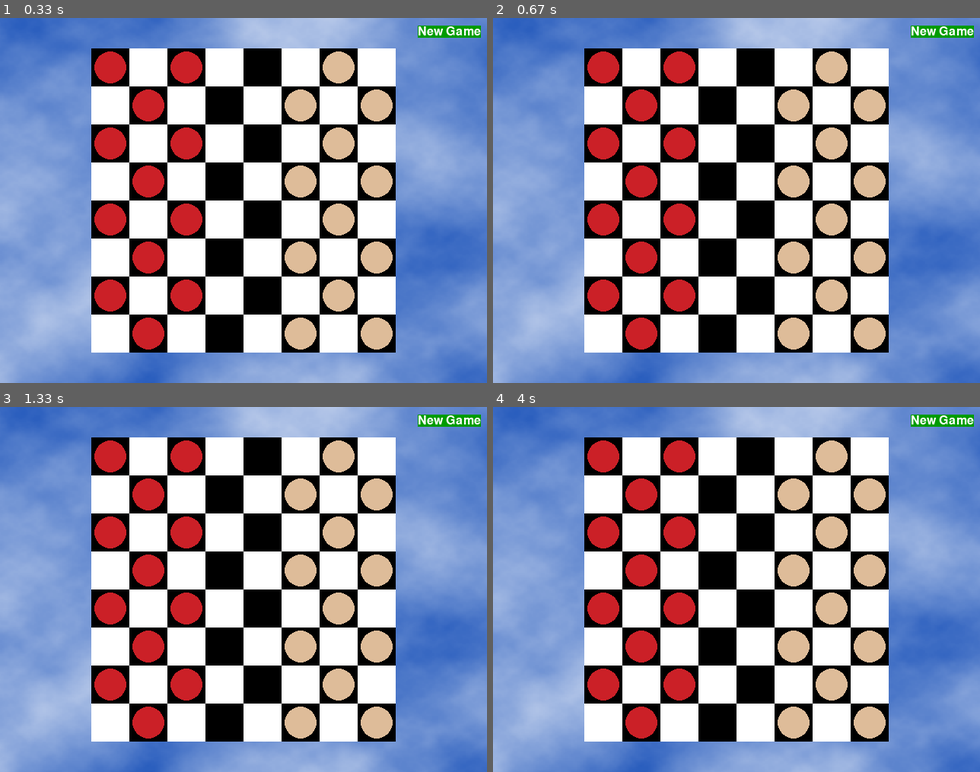
Above: before the commit, frames 1-4 (two rows, left to right).
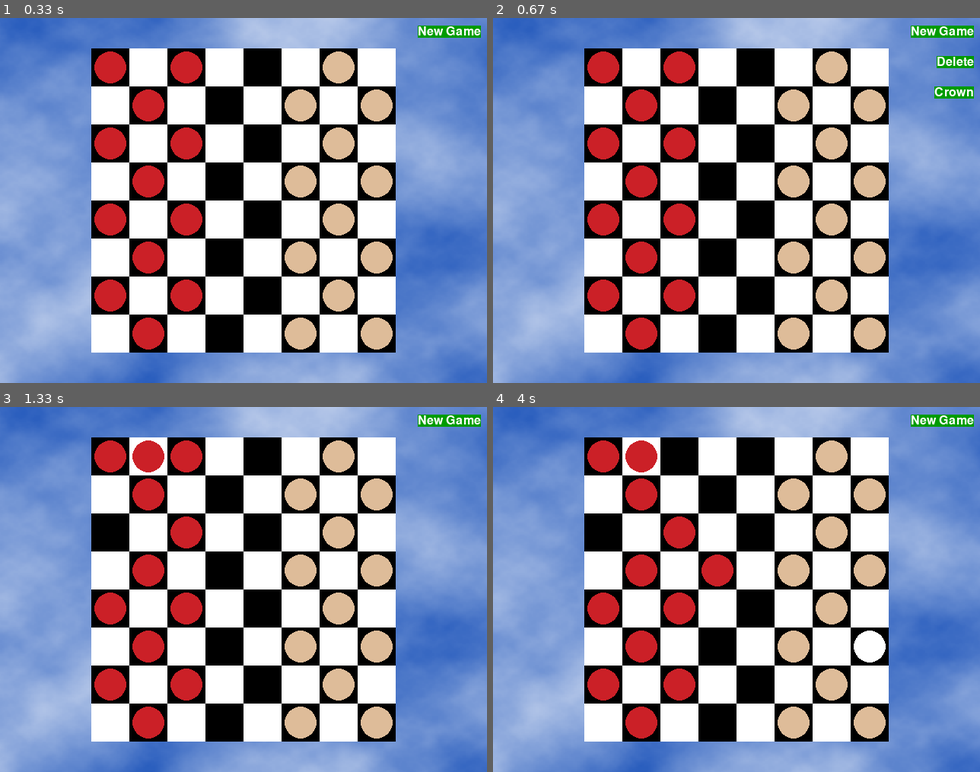
Above: after the commit, the same moments.

Repository: sydneynagamine/python_games
Game: pygame game, started from flippy.py
Same seed, same stepped clock (60 frames per second), same inputs: the game is played once before the commit and once after it.
Inputs (mouse positions are in pixels of both pictures, inside the frame that each line leads up to):
- Up to frame 1 (0.33 s): no input
- Up to frame 2 (0.67 s): press the mouse at (755, 295) at 0.37 s; move the mouse to (668, 218) at 0.47 s; release the mouse at (585, 145) at 0.6 s
- Up to frame 3 (1.33 s): press the mouse at (112, 494) at 0.7 s; move the mouse to (126, 476) at 0.8 s; release the mouse at (146, 458) at 0.93 s; press the mouse at (224, 494) at 1.23 s
- Up to frame 4 (4 s): move the mouse to (790, 571) at 1.33 s; release the mouse at (863, 647) at 1.47 s; click (955, 480) at 2.22 s; press the mouse at (717, 494) at 2.73 s; move the mouse to (692, 476) at 2.83 s; release the mouse at (668, 454) at 2.97 s; move the mouse to (717, 494) at 3.63 s; press the mouse at (717, 494) at 3.67 s; move the mouse to (712, 523) at 3.77 s; release the mouse at (707, 556) at 3.9 s

Frame 1 is identical in both runs. In frame 2, 0.5% of the frame differs, in the area x 90-99%, y 10-23%; in frame 3, 0.9%; in frame 4, 2.2%, in the area x 19-81%, y 9-70%.

Commit message:
working manual board

Diff:
--- a/flippy.py
+++ b/flippy.py
@@ -16,9 +16,11 @@
 SPACESIZE = 50 # width & height of each space on the board, in pixels
 BOARDWIDTH = 8 # how many columns of spaces on the game board
 BOARDHEIGHT = 8 # how many rows of spaces on the game board
-WHITE_CIRCLE = 'WHITE_CIRCLE' # an arbitrary but unique value
-BLACK_CIRCLE= 'BLACK_CIRCLE' # an arbitrary but unique value
-EMPTY_SPACE = 'EMPTY_SPACE' # an arbitrary but unique value
+PLAYER1 = 'PLAYER1' # an arbitrary but unique value
+PLAYER2= 'PLAYER2' # an arbitrary but unique value
+EMPTY_SPACE = 'EMPTY_SPACE'
+PLAYER1_CROWNED = 'PLAYER1_CROWNED'
+PLAYER2_CROWNED = 'PLAYER2_CROWNED'# an arbitrary but unique value
 
 # Amount of space on the left & right side (XMARGIN) or above and below
 # (YMARGIN) the game board, in pixels.
@@ -33,6 +35,7 @@
 BROWN      = (174,  94,   0)
 RED        = (203,  32,  39)
 TAN        = (222, 188, 153)
+PINK       = (255, 105, 180)
 TEXTBGCOLOR1 = BRIGHTBLUE
 TEXTBGCOLOR2 = GREEN
 GRIDLINECOLOR = BLACK
@@ -78,23 +81,32 @@
 
     # Draw the starting board and ask the player what color they want.
     drawBoard(mainBoard,movepiece)
-    playerTile, computerTile = [WHITE_CIRCLE,BLACK_CIRCLE]
+    playerTile, computerTile = [PLAYER1,PLAYER2]
 
     # Make the Surface and Rect objects for the "New Game"
     newGameSurf = FONT.render('New Game', True, TEXTCOLOR, TEXTBGCOLOR2)
     newGameRect = newGameSurf.get_rect()
     newGameRect.topright = (WINDOWWIDTH - 8, 10)
 
+    deleteSurf = FONT.render('Delete', True, TEXTCOLOR, TEXTBGCOLOR2)
+    deleteRect = deleteSurf.get_rect()
+    deleteRect.topright = (WINDOWWIDTH - 8, 50)
+
+    crownSurf = FONT.render('Crown', True, TEXTCOLOR, TEXTBGCOLOR2)
+    crownRect = crownSurf.get_rect()
+    crownRect.topright = (WINDOWWIDTH - 8, 90)
+
     while True: # main game loop
+        movepiece = None
         # Draw the game board.
         drawBoard(mainBoard,movepiece)
         # Draw the "New Game" and "Hints" buttons.
         DISPLAYSURF.blit(newGameSurf, newGameRect)
+
         MAINCLOCK.tick(FPS)
         pygame.display.update()
-
-        movexy = None
-        while movexy == None:
+        movefromxy = None
+        while movepiece == None:
             # Keep looping until the player clicks on a valid space.
             checkForQuit()
             for event in pygame.event.get(): # event handling loop
@@ -105,11 +117,50 @@
                         # Start a new game
                         return True
                     # movexy is set to a two-item tuple XY coordinate, or None value
+                    movefromxy = getSpaceClicked(mousex, mousey)
+                    if movefromxy != None and not isValidMove(mainBoard, playerTile, movefromxy[0], movefromxy[1]):
+                        movefromxy = None
+                    if movefromxy != None and mainBoard[movefromxy[0]][movefromxy[1]] != EMPTY_SPACE:
+                        movepiece = movefromxy
+
+        drawBoard(mainBoard,movepiece)
+        DISPLAYSURF.blit(newGameSurf, newGameRect)
+        DISPLAYSURF.blit(deleteSurf, deleteRect)
+        DISPLAYSURF.blit(crownSurf, crownRect)
+        MAINCLOCK.tick(FPS)
+        pygame.display.update()
+        movexy = None
+        isDone = False
+        while movexy == None and not isDone:
+            # Keep looping until the player clicks on a valid space.
+            checkForQuit()
+            for event in pygame.event.get(): # event handling loop
+                if event.type == MOUSEBUTTONUP:
+                    # Handle mouse click events
+                    mousex, mousey = event.pos
+                    if newGameRect.collidepoint( (mousex, mousey) ):
+                        # Start a new game
+                        return True
+                    if deleteRect.collidepoint( (mousex, mousey) ):
+                        mainBoard[movefromxy[0]][movefromxy[1]] = EMPTY_SPACE
+                        isDone = True
+                    if crownRect.collidepoint( (mousex, mousey) ):
+                        #centerx, centery = translateBoardToPixelCoord(x, y)
+                        if mainBoard[movefromxy[0]][movefromxy[1]] == PLAYER1 or mainBoard[movefromxy[0]][movefromxy[1]] == PLAYER2:
+                            if mainBoard[movefromxy[0]][movefromxy[1]] == PLAYER1:
+                                mainBoard[movefromxy[0]][movefromxy[1]] = PLAYER1_CROWNED
+                            else:
+                                mainBoard[movefromxy[0]][movefromxy[1]] = PLAYER2_CROWNED
+                        isDone = True
+                        #pygame.draw.circle(DISPLAYSURF, tileColor, (centerx, centery), int(SPACESIZE / 2) - 4)
+
+                    # movexy is set to a two-item tuple XY coordinate, or None value
                     movexy = getSpaceClicked(mousex, mousey)
-                    if movexy != None and not isValidMove(mainBoard, playerTile, movexy[0], movexy[1]):
+                    if movexy == None or not isValidMove(mainBoard, playerTile, movexy[0], movexy[1]) or mainBoard[movexy[0]][movexy[1]] != EMPTY_SPACE:
                         movexy = None
-                    if movexy != None and mainBoard[movexy[0]][movexy[1]] != EMPTY_SPACE:
-                        movepiece = movexy
+        if movexy != None:
+            mainBoard[movexy[0]][movexy[1]] = mainBoard[movefromxy[0]][movefromxy[1]]
+            mainBoard[movefromxy[0]][movefromxy[1]] = EMPTY_SPACE
 
 def translateBoardToPixelCoord(x, y):
     return XMARGIN + x * SPACESIZE + int(SPACESIZE / 2), YMARGIN + y * SPACESIZE + int(SPACESIZE / 2)
@@ -133,12 +184,17 @@
 
     for x in range(BOARDWIDTH):
         for y in range(BOARDHEIGHT):
+            print("x:", x, ", y:", y, board[x][y])
             centerx, centery = translateBoardToPixelCoord(x, y)
-            if board[x][y] == WHITE_CIRCLE or board[x][y] ==BLACK_CIRCLE:
-                if board[x][y] == WHITE_CIRCLE:
+            if board[x][y] == PLAYER1 or board[x][y] ==PLAYER2 or board[x][y] == PLAYER1_CROWNED or board[x][y] == PLAYER2_CROWNED:
+                if board[x][y] == PLAYER1:
                     tileColor = RED
+                elif board[x][y] == PLAYER2:
+                    tileColor = TAN
+                elif board[x][y] == PLAYER1_CROWNED:
+                    tileColor = PINK
                 else:
-                    tileColor = TAN
+                    tileColor = WHITE
                 pygame.draw.circle(DISPLAYSURF, tileColor, (centerx, centery), int(SPACESIZE / 2) - 4)
                 if movepiece != None and movepiece [0] == x and movepiece [1] == y:
                     pygame.draw.rect(DISPLAYSURF, RED, (centerx - 4, centery - 4, 8, 8))
@@ -162,31 +218,31 @@
             board[x][y] = EMPTY_SPACE
 
     # Add starting pieces to the center
-    board[0][0] = WHITE_CIRCLE
-    board[0][2] = WHITE_CIRCLE
-    board[0][4] = WHITE_CIRCLE
-    board[0][6] = WHITE_CIRCLE
-    board[1][1] = WHITE_CIRCLE
-    board[1][3] = WHITE_CIRCLE
-    board[1][5] = WHITE_CIRCLE
-    board[1][7] = WHITE_CIRCLE
-    board[2][0] = WHITE_CIRCLE
-    board[2][2] = WHITE_CIRCLE
-    board[2][4] = WHITE_CIRCLE
-    board[2][6] = WHITE_CIRCLE
-
-    board[5][1] = BLACK_CIRCLE
-    board[5][3] = BLACK_CIRCLE
-    board[5][5] = BLACK_CIRCLE
-    board[5][7] = BLACK_CIRCLE
-    board[6][0] = BLACK_CIRCLE
-    board[6][2] = BLACK_CIRCLE
-    board[6][4] = BLACK_CIRCLE
-    board[6][6] = BLACK_CIRCLE
-    board[7][1] = BLACK_CIRCLE
-    board[7][3] = BLACK_CIRCLE
-    board[7][5] = BLACK_CIRCLE
-    board[7][7] = BLACK_CIRCLE
+    board[0][0] = PLAYER1
+    board[0][2] = PLAYER1
+    board[0][4] = PLAYER1
+    board[0][6] = PLAYER1
+    board[1][1] = PLAYER1
+    board[1][3] = PLAYER1
+    board[1][5] = PLAYER1
+    board[1][7] = PLAYER1
+    board[2][0] = PLAYER1
+    board[2][2] = PLAYER1
+    board[2][4] = PLAYER1
+    board[2][6] = PLAYER1
+
+    board[5][1] = PLAYER2
+    board[5][3] = PLAYER2
+    board[5][5] = PLAYER2
+    board[5][7] = PLAYER2
+    board[6][0] = PLAYER2
+    board[6][2] = PLAYER2
+    board[6][4] = PLAYER2
+    board[6][6] = PLAYER2
+    board[7][1] = PLAYER2
+    board[7][3] = PLAYER2
+    board[7][5] = PLAYER2
+    board[7][7] = PLAYER2
 
 
 def getNewBoard():
